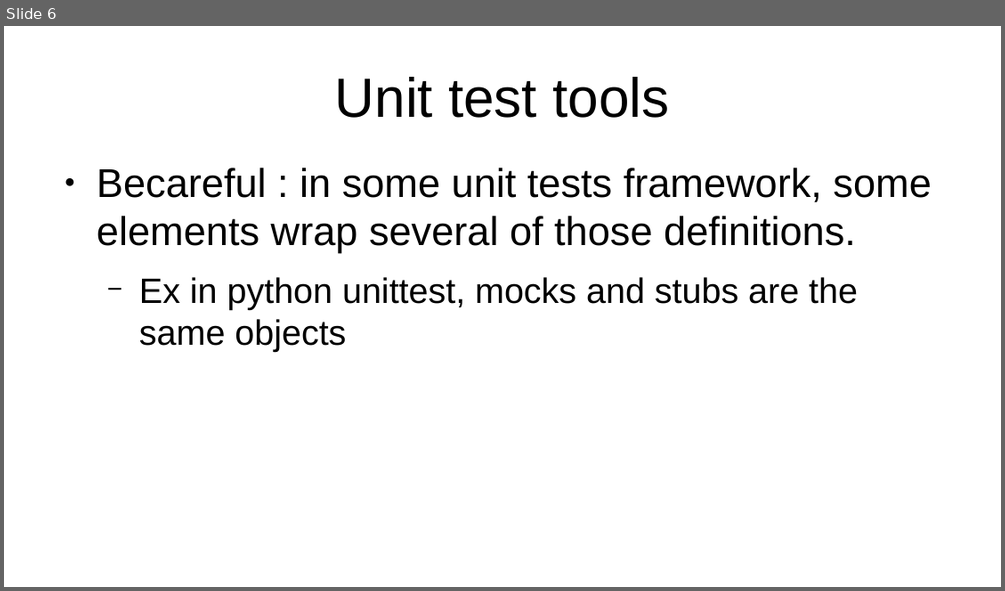
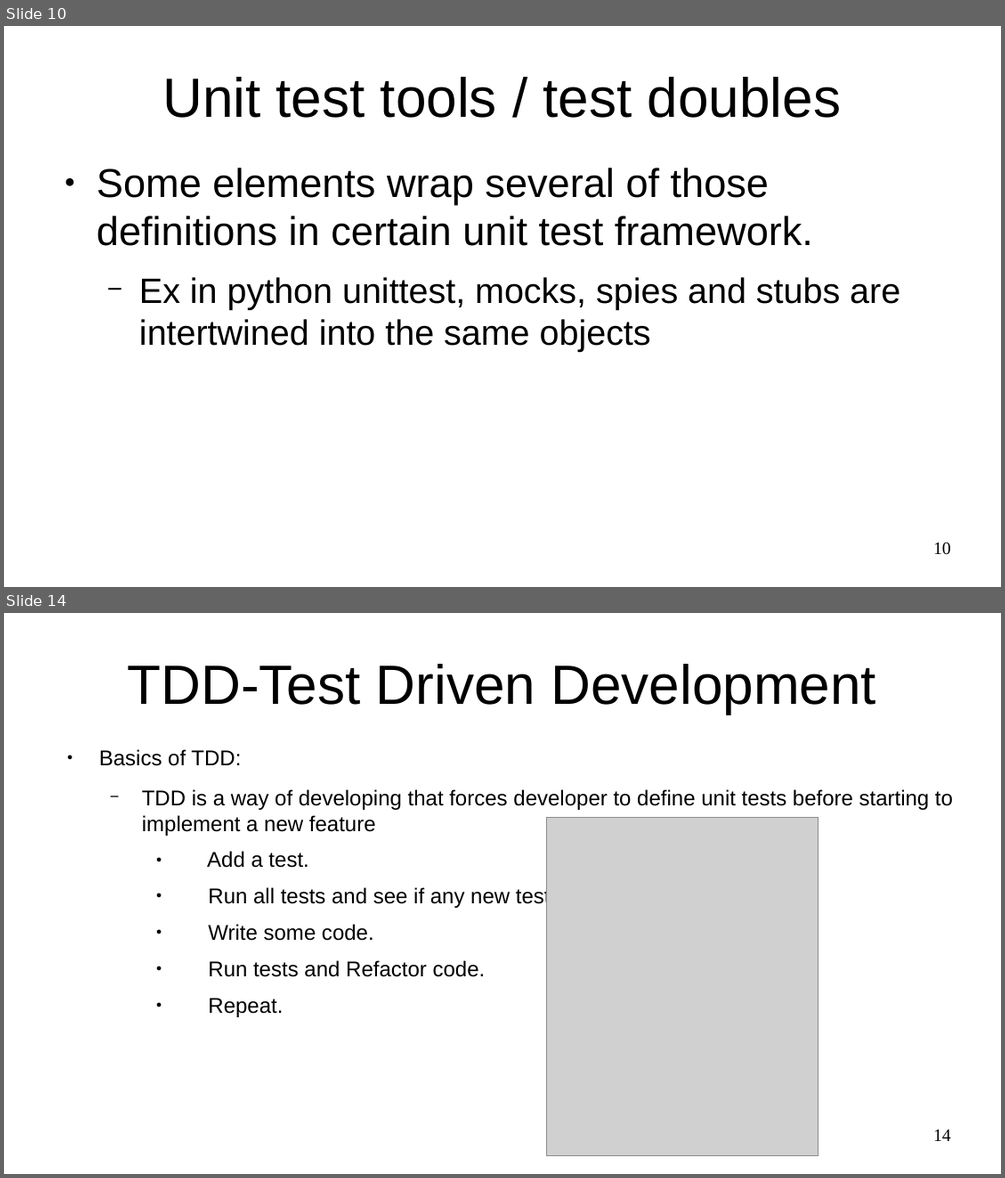
Before and after one commit to ybouilla/test_tutorial, a slide deck: presentation.odp. Shown one above the other, each under a label of ours: slide 6 before the commit, slides 10 and 14 after it; the slides between them are not shown. The pictures are 1005x591 and 1005x1178 pixels, drawn with LibreOffice and Linux fonts; fonts in the diff are those of the drawing; grey boxes stand for pictures. Boxes give left, top, right and bottom in pixels: in the first picture for what was removed or moved away, otherwise in the second. Text is boxed around its words. In the diff, an @@ line names an element or a change of style, - is before the commit and + after.

```diff
--- a/presentation.odp
+++ b/presentation.odp
@@ slide 14 added at [4,613,1001,1174], background #FFFFFF @@
@@ title added at [128,664,876,714], 44 pt, text #000000 @@
+TDD-Test Driven Development
@@ text added at [99,749,953,1017], 17.1 pt, text #000000 @@
+● Basics of TDD:
+  − TDD is a way of developing that forces developer to define unit tests before starting to implement a new feature
+    ● Add a test.
+    ● Run all tests and see if any new test fails.
+    ● Write some code.
+    ● Run tests and Refactor code.
+    ● Repeat.
@@ picture added at [547,818,818,1156] @@
@@ page number added at [933,1129,951,1141], 14 pt, text #000000 @@
+14
@@ what was slide 6 is now slide 10 @@
@@ slide 10 changed as well @@
@@ title at [162,77,841,118]: text changed @@
-Unit test tools
+Unit test tools / test doubles
@@ text at [97,168,900,352]: text changed; size 32 to 28 pt @@
-● Becareful : in some unit tests framework, some elements wrap several of those definitions.
-  − Ex in python unittest, mocks and stubs are the same objects
+● Some elements wrap several of those definitions in certain unit test framework.
+  − Ex in python unittest, mocks, spies and stubs are intertwined into the same objects
@@ page number added at [933,542,951,555], 14 pt, text #000000 @@
+10
```
Also in this commit, not shown: 5 other slides changed, 14 other slides added, 2 slides removed, 3 other files.
